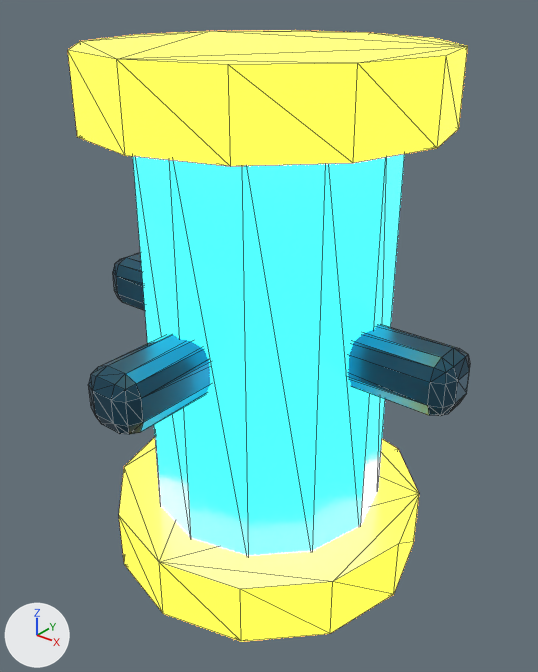
One commit to the glTF model public/models/energy_cell.glb: the scene before it, then after it.
The view is the same before and after, from a 50 mm lens placed at (0.768, -0.956, 1.045), pointed at (0.009, -0.007, 0.457). The lights are fixed; the arrows at lower left show +X, +Y and +Z. The picture after the commit comes second. Mesh edges are drawn as thin lines. Where no turn or scale is listed for an object, it has been applied to the vertices.

The first picture shows 'Base', 'Core', 'Frame', 'Frame.001', 'Top'.
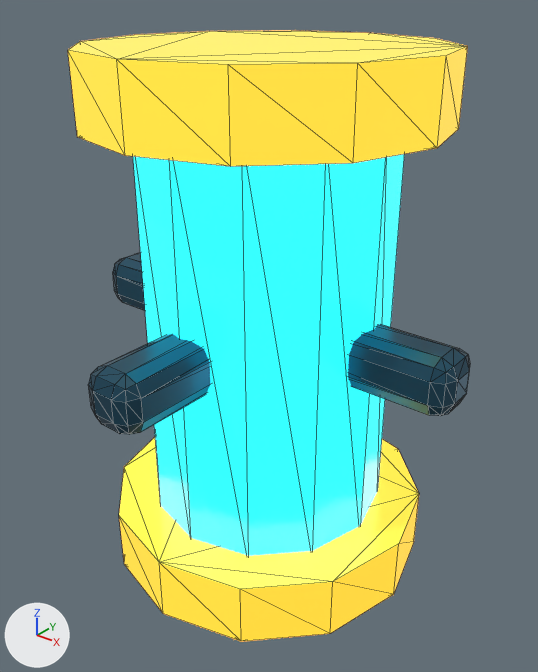
Boxes (x1, y1, x2, y2) around the edits, measured in the pictures (538 x 672 px):
'Core', surface changed
    both: (133, 154, 404, 556)
'Top', surface changed
    both: (68, 30, 468, 166)
'Base', surface changed
    both: (119, 437, 419, 642)

Patch to the scene script:
```diff
--- a/public/models/energy_cell.glb.py
+++ b/public/models/energy_cell.glb.py
@@ mat_signal_gold @@
 mat_signal_gold.emission_color = (1.0, 0.42, 0.02)  # orange #ffad27
-mat_signal_gold.emission_strength = 3.5
+mat_signal_gold.emission_strength = 1.2
@@ mat_aurora_cyan @@
 mat_aurora_cyan.emission_color = (0.02, 0.8, 1.0)  # cyan #27e7ff
-mat_aurora_cyan.emission_strength = 3.5
+mat_aurora_cyan.emission_strength = 1.2
```
